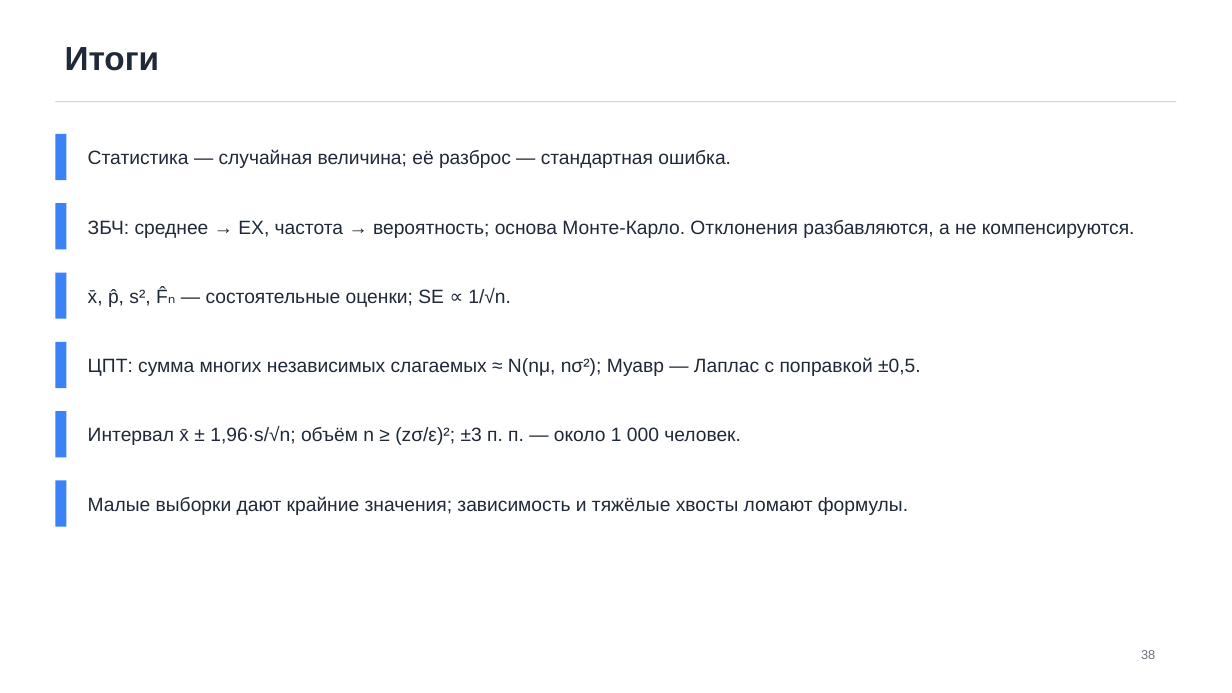
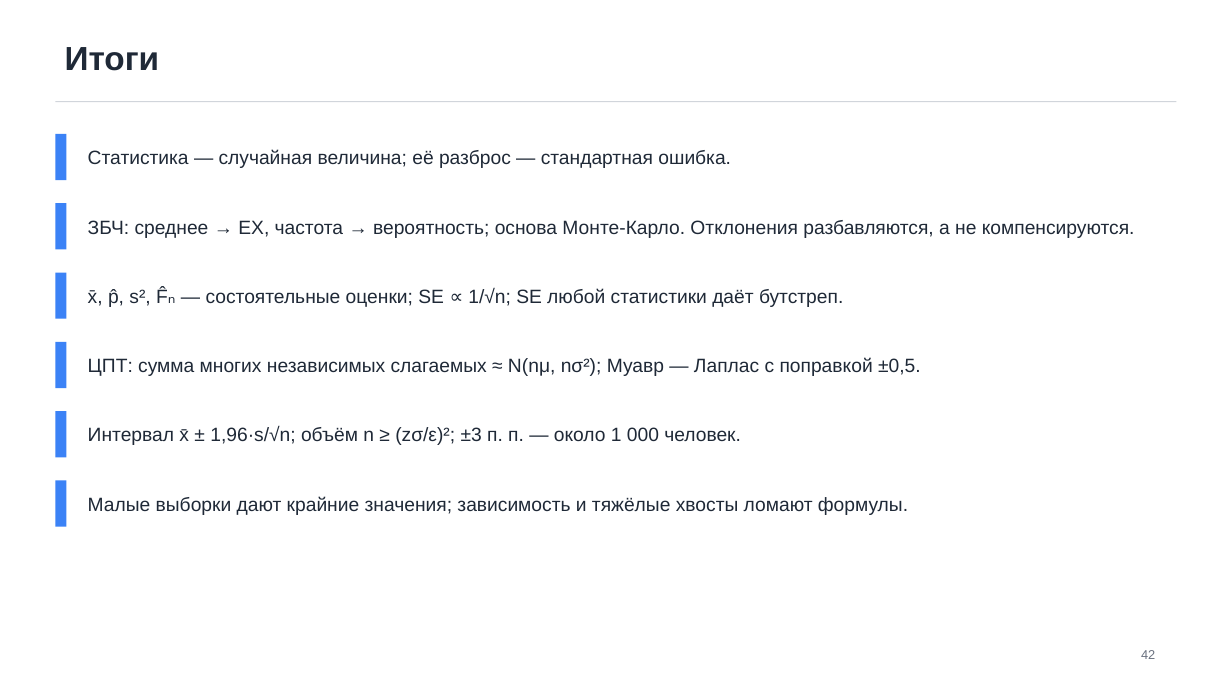
Before and after one commit to TheTonyPub/probability-theory-2026, a slide deck: slide 42 of lectures/05_lln-clt-itmo.pptx (slide 38 before the commit). Drawn at 1232x693 pixels with LibreOffice and Linux fonts; fonts in the diff are those of the drawing. Boxes give left, top, right and bottom in pixels: in the first picture for what was removed or moved away, otherwise in the second. Text is boxed around its words. In the diff, an @@ line names an element or a change of style, - is before the commit and + after.

```diff
--- a/lectures/05_lln-clt-itmo.pptx
+++ b/lectures/05_lln-clt-itmo.pptx
@@ text at box(88, 288, 843, 307): text changed @@
-x̄, p̂, s², F̂ₙ — состоятельные оценки; SE ∝ 1/√n.
+x̄, p̂, s², F̂ₙ — состоятельные оценки; SE ∝ 1/√n; SE любой статистики даёт бутстреп.
@@ text at box(1141, 650, 1155, 659): text changed @@
-38
+42
```
Also in this commit, not shown: 7 other slides changed, 4 slides added, 7 other files.
